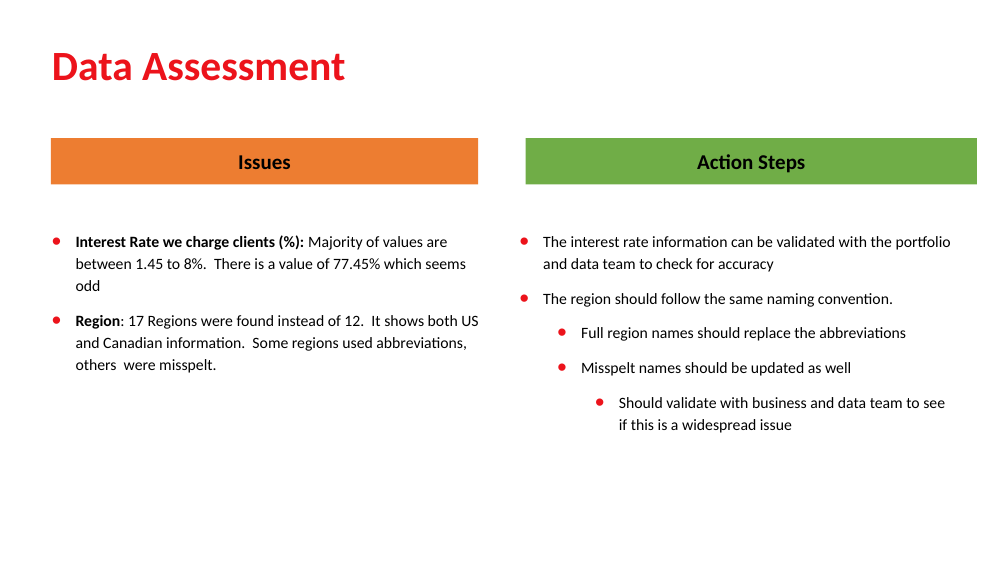
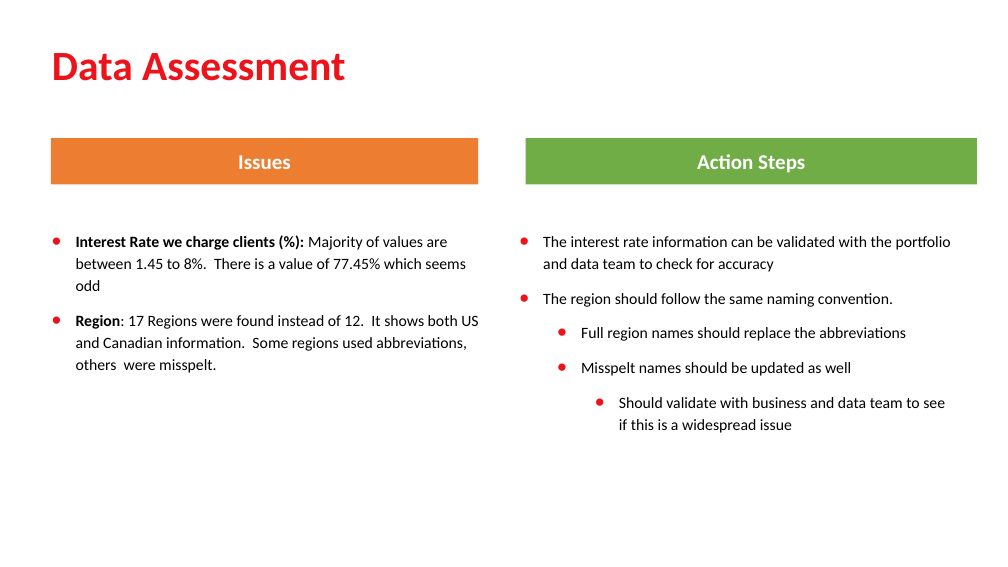
Before and after one commit to edimaudo/interview-questions, a slide deck: slide 5 of Scotiabank/Scotiabank_analysis.pptx. Drawn at 1008x567 pixels with LibreOffice and Linux fonts; fonts in the diff are those of the drawing. Boxes give left, top, right and bottom in pixels: in the first picture for what was removed or moved away, otherwise in the second. Text is boxed around its words. In the diff, an @@ line names an element or a change of style, - is before the commit and + after.

```diff
--- a/Scotiabank/Scotiabank_analysis.pptx
+++ b/Scotiabank/Scotiabank_analysis.pptx
@@ rectangle "Issues" at (51,138,478,185): text colour #000000 to #FFFFFF @@
@@ rectangle "Action Steps" at (526,138,977,185): text colour #000000 to #FFFFFF @@
```
Also in this commit, not shown: 3 other slides changed, 1 slide removed.
